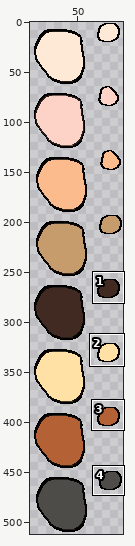
A sprite sheet gets an edit: sprites/Heads.png. The picture above shows the old version from afar; the outline marks the close-up.
Close-up. Earlier state:
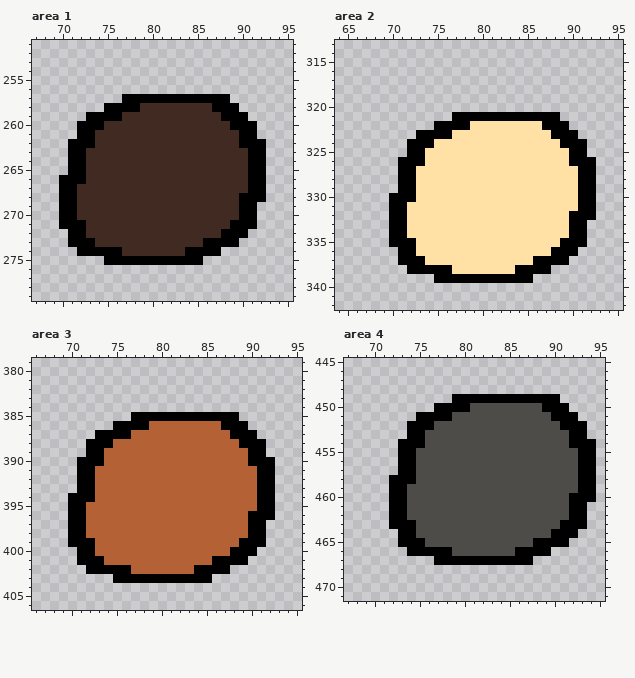
The file is 96x512 pixels. Colours within 5 levels of each other are drawn and written as one. Shown: area 1: x 67..95, y 251..279; area 2: x 64..95, y 313..342; area 3: x 66..95, y 379..406; area 4: x 67..95, y 445..471. The wide view leaves out empty margins. The commit also changed other parts of the picture, which this record leaves out.
Now the later version:
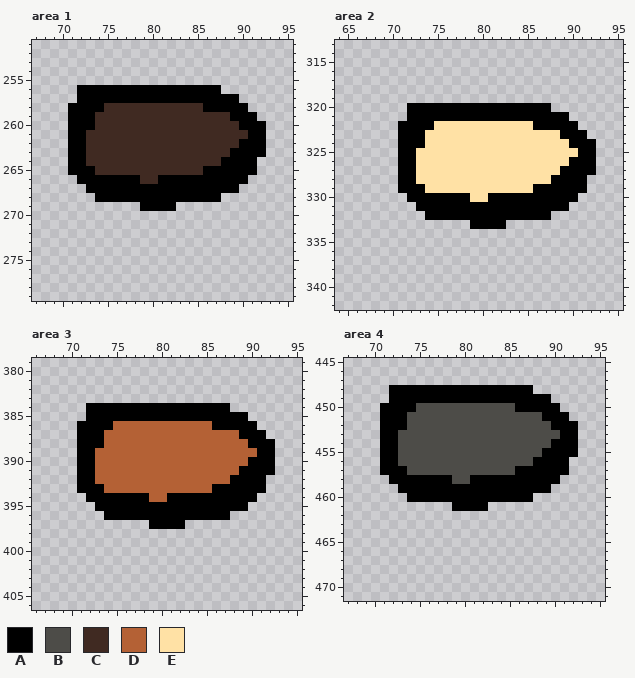
Palette (. is transparent): A #000000  B #4d4c48  C #402a22  D #b46135  E #ffe1a5
Edits made:
Area 1:
y 256: x 72..87 ................ -> AAAAAAAAAAAAAAAA
y 257: x 72..76 ..... -> AAAAA; x 89 . -> A
y 258: x 71..78 ....AAAA -> AAAACCCC; x 86 C -> A; x 90 . -> A
y 259: x 71..72 .. -> AA; x 74..76 AAA -> CCC; x 88 A -> C; x 91 . -> A
y 260: x 71 . -> A; x 74 A -> C; x 89 A -> C; x 92 . -> A
y 261: x 71 . -> A; x 73 A -> C; x 90 A -> C; x 92 . -> A
y 262: x 73 A -> C
y 263: x 89..90 CC -> AA
y 264: x 88..90 CCC -> AAA; x 92 A -> .
y 265: x 73 C -> A; x 86..90 CCCCC -> AAAAA; x 92 A -> .
y 266: x 70..71 AA -> ..; x 73..78 CCCCCC -> AAAAAA; x 81..92 CCCCCCCCCCAA -> AAAAAAAAAA..
y 267: x 70..92 AACCCCCCCCCCCCCCCCCCCAA -> ...AAAAAAAAAAAAAAAAA...
y 268: x 70..92 AACCCCCCCCCCCCCCCCCCAAA -> ....AAAAAAAAAAAAAA.....
y 269: x 70..91 AACCCCCCCCCCCCCCCCCCAA -> .........AAAA.........
y 270: x 70..91 AACCCCCCCCCCCCCCCCCCAA -> ......................
y 271: x 70..91 AAACCCCCCCCCCCCCCCCAAA -> ......................
y 272: x 71..90 AACCCCCCCCCCCCCCCAAA -> ....................
y 273: x 71..89 AAACCCCCCCCCCCCAAAA -> ...................
y 274: x 72..87 AAAAACCCCCCCAAAA -> ................
y 275: x 75..85 AAAAAAAAAAA -> ...........
Area 2:
y 320: x 72..87 ................ -> AAAAAAAAAAAAAAAA
y 321: x 72..76 ..... -> AAAAA; x 89 . -> A
y 322: x 71..78 ....AAAA -> AAAAEEEE; x 86 E -> A; x 90 . -> A
y 323: x 71..72 .. -> AA; x 74..76 AAA -> EEE; x 88 A -> E; x 91 . -> A
y 324: x 71 . -> A; x 74 A -> E; x 89 A -> E; x 92 . -> A
y 325: x 71 . -> A; x 73 A -> E; x 90 A -> E; x 92 . -> A
y 326: x 73 A -> E
y 327: x 89..90 EE -> AA
y 328: x 88..90 EEE -> AAA; x 92 A -> .
y 329: x 73 E -> A; x 86..90 EEEEE -> AAAAA; x 92 A -> .
y 330: x 70..71 AA -> ..; x 73..78 EEEEEE -> AAAAAA; x 81..92 EEEEEEEEEEAA -> AAAAAAAAAA..
y 331: x 70..92 AAEEEEEEEEEEEEEEEEEEEAA -> ...AAAAAAAAAAAAAAAAA...
y 332: x 70..92 AAEEEEEEEEEEEEEEEEEEAAA -> ....AAAAAAAAAAAAAA.....
y 333: x 70..91 AAEEEEEEEEEEEEEEEEEEAA -> .........AAAA.........
y 334: x 70..91 AAEEEEEEEEEEEEEEEEEEAA -> ......................
y 335: x 70..91 AAAEEEEEEEEEEEEEEEEAAA -> ......................
y 336: x 71..90 AAEEEEEEEEEEEEEEEAAA -> ....................
y 337: x 71..89 AAAEEEEEEEEEEEEAAAA -> ...................
y 338: x 72..87 AAAAAEEEEEEEAAAA -> ................
y 339: x 75..85 AAAAAAAAAAA -> ...........
Area 3:
y 384: x 72..87 ................ -> AAAAAAAAAAAAAAAA
y 385: x 72..76 ..... -> AAAAA; x 89 . -> A
y 386: x 71..78 ....AAAA -> AAAADDDD; x 86 D -> A; x 90 . -> A
y 387: x 71..72 .. -> AA; x 74..76 AAA -> DDD; x 88 A -> D; x 91 . -> A
y 388: x 71 . -> A; x 74 A -> D; x 89 A -> D; x 92 . -> A
y 389: x 71 . -> A; x 73 A -> D; x 90 A -> D; x 92 . -> A
y 390: x 73 A -> D
y 391: x 89..90 DD -> AA
y 392: x 88..90 DDD -> AAA; x 92 A -> .
y 393: x 73 D -> A; x 86..90 DDDDD -> AAAAA; x 92 A -> .
y 394: x 70..71 AA -> ..; x 73..78 DDDDDD -> AAAAAA; x 81..92 DDDDDDDDDDAA -> AAAAAAAAAA..
y 395: x 70..92 AADDDDDDDDDDDDDDDDDDDAA -> ...AAAAAAAAAAAAAAAAA...
y 396: x 70..92 AADDDDDDDDDDDDDDDDDDAAA -> ....AAAAAAAAAAAAAA.....
y 397: x 70..91 AADDDDDDDDDDDDDDDDDDAA -> .........AAAA.........
y 398: x 70..91 AADDDDDDDDDDDDDDDDDDAA -> ......................
y 399: x 70..91 AAADDDDDDDDDDDDDDDDAAA -> ......................
y 400: x 71..90 AADDDDDDDDDDDDDDDAAA -> ....................
y 401: x 71..89 AAADDDDDDDDDDDDAAAA -> ...................
y 402: x 72..87 AAAAADDDDDDDAAAA -> ................
y 403: x 75..85 AAAAAAAAAAA -> ...........
Area 4:
y 448: x 72..87 ................ -> AAAAAAAAAAAAAAAA
y 449: x 72..78 ....... -> AAAAAAA; x 90 A -> .
y 450: x 71..80 ......AAAA -> AAAABBBBBB; x 86..88 BBB -> AAA; x 91 A -> .
y 451: x 71..78 ....AAAA -> AAABBBBB; x 89 B -> A; x 92 A -> .
y 452: x 71..76 ...AAA -> AAABBB; x 90 B -> A; x 93 A -> .
y 453: x 71..75 ...AA -> AABBB; x 91 B -> A; x 93 A -> .
y 454: x 71..75 ..AAA -> AABBB; x 90..91 BB -> AA; x 93..94 AA -> ..
y 455: x 71..74 ..AA -> AABB; x 89..94 BBBBAA -> AAAA..
y 456: x 71..74 ..AA -> AABB; x 88..94 BBBBBAA -> AAAA...
y 457: x 71..72 .. -> AA; x 74 A -> B; x 86..94 BBBBBBBAA -> AAAAAA...
y 458: x 75..78 BBBB -> AAAA; x 81..94 BBBBBBBBBBBBAA -> AAAAAAAAAA....
y 459: x 72 A -> .; x 74..94 BBBBBBBBBBBBBBBBBBBAA -> AAAAAAAAAAAAAAAA.....
y 460: x 72..94 AABBBBBBBBBBBBBBBBBBAAA -> ..AAAAAAAAAAAAAA.......
y 461: x 72..93 AABBBBBBBBBBBBBBBBBBAA -> .......AAAA...........
y 462: x 72..93 AABBBBBBBBBBBBBBBBBBAA -> ......................
y 463: x 72..93 AAABBBBBBBBBBBBBBBBAAA -> ......................
y 464: x 73..92 AABBBBBBBBBBBBBBBAAA -> ....................
y 465: x 73..91 AAABBBBBBBBBBBBAAAA -> ...................
y 466: x 74..89 AAAAABBBBBBBAAAA -> ................
y 467: x 77..87 AAAAAAAAAAA -> ...........
Boxes around the changes in both close-ups, in picture pixels (x1, y1, x2, y2):
changed: (59, 85, 266, 265)
changed: (389, 103, 596, 283)
changed: (68, 403, 275, 583)
changed: (380, 385, 596, 565)
